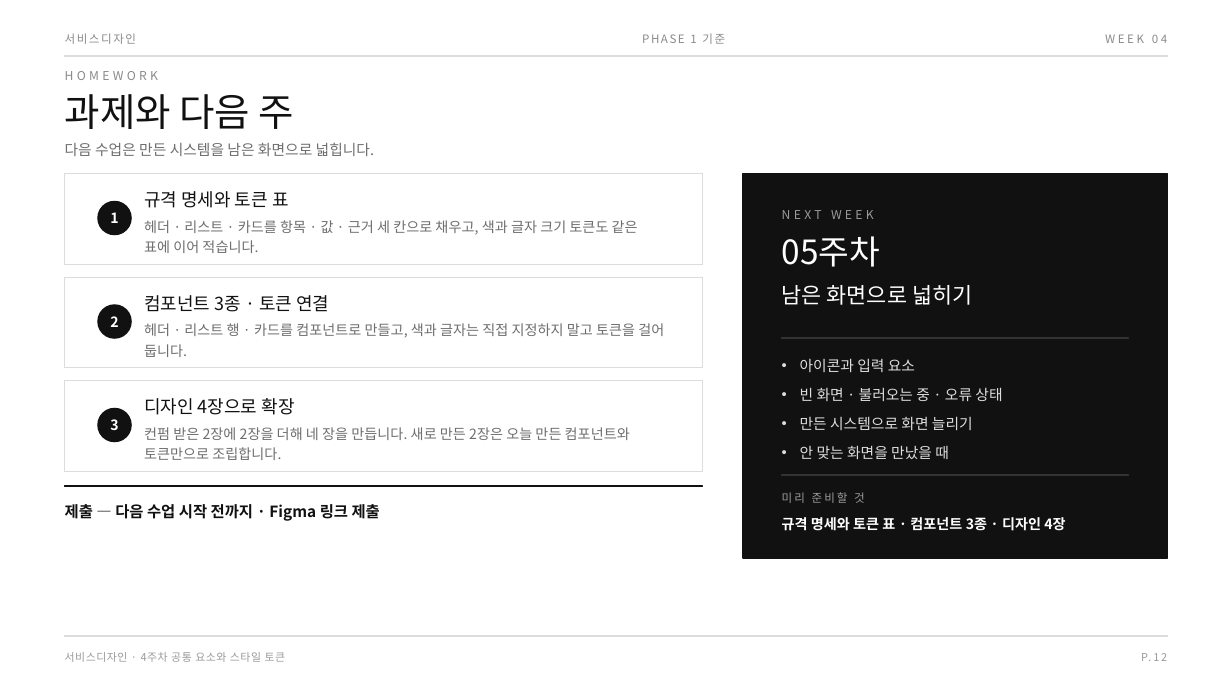
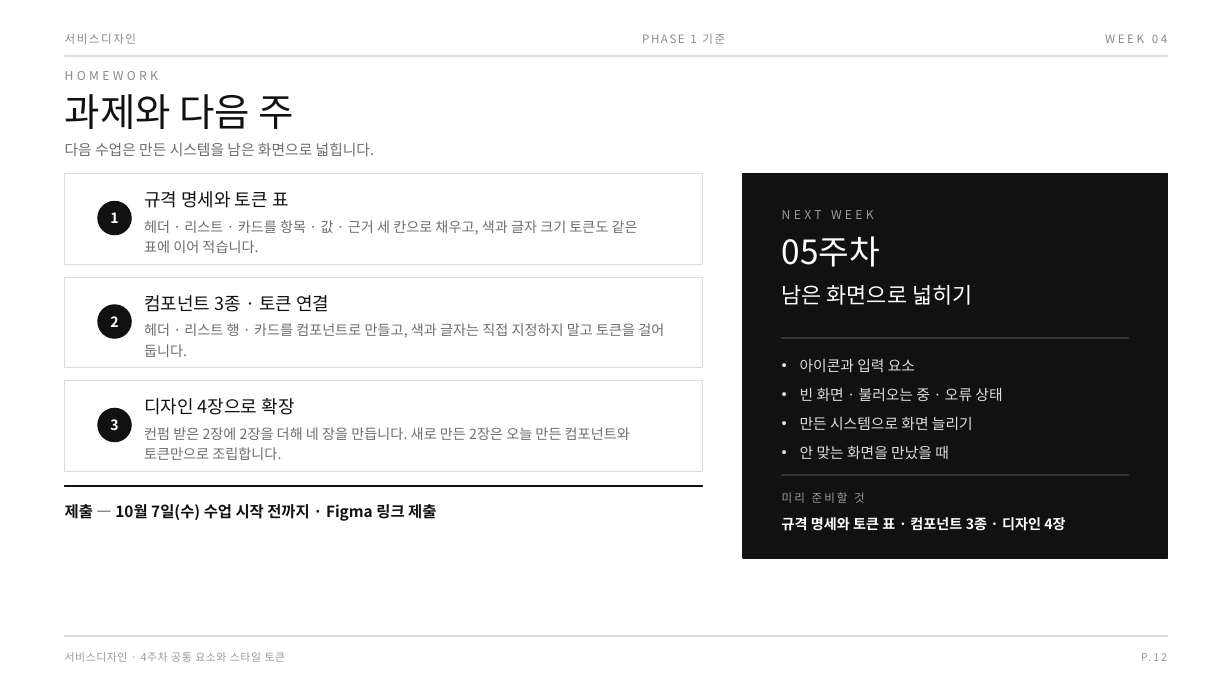
Before and after one commit to design-eng/MIN.D, a slide deck: slide 17 of dist/weeks-2학기/서비스디자인_2학기_04주차_공통요소와토큰.pptx. Drawn at 1232x693 pixels with LibreOffice and Linux fonts; fonts in the diff are those of the drawing. Boxes give left, top, right and bottom in pixels: in the first picture for what was removed or moved away, otherwise in the second. Text is boxed around its words. In the diff, an @@ line names an element or a change of style, - is before the commit and + after.

```diff
--- a/dist/weeks-2학기/서비스디자인_2학기_04주차_공통요소와토큰.pptx
+++ b/dist/weeks-2학기/서비스디자인_2학기_04주차_공통요소와토큰.pptx
@@ text at [65,502,436,522]: text changed @@
-제출 — 다음 수업 시작 전까지 · Figma 링크 제출
+제출 — 10월 7일(수) 수업 시작 전까지 · Figma 링크 제출
```
Also in this commit, not shown: 9 other files.
